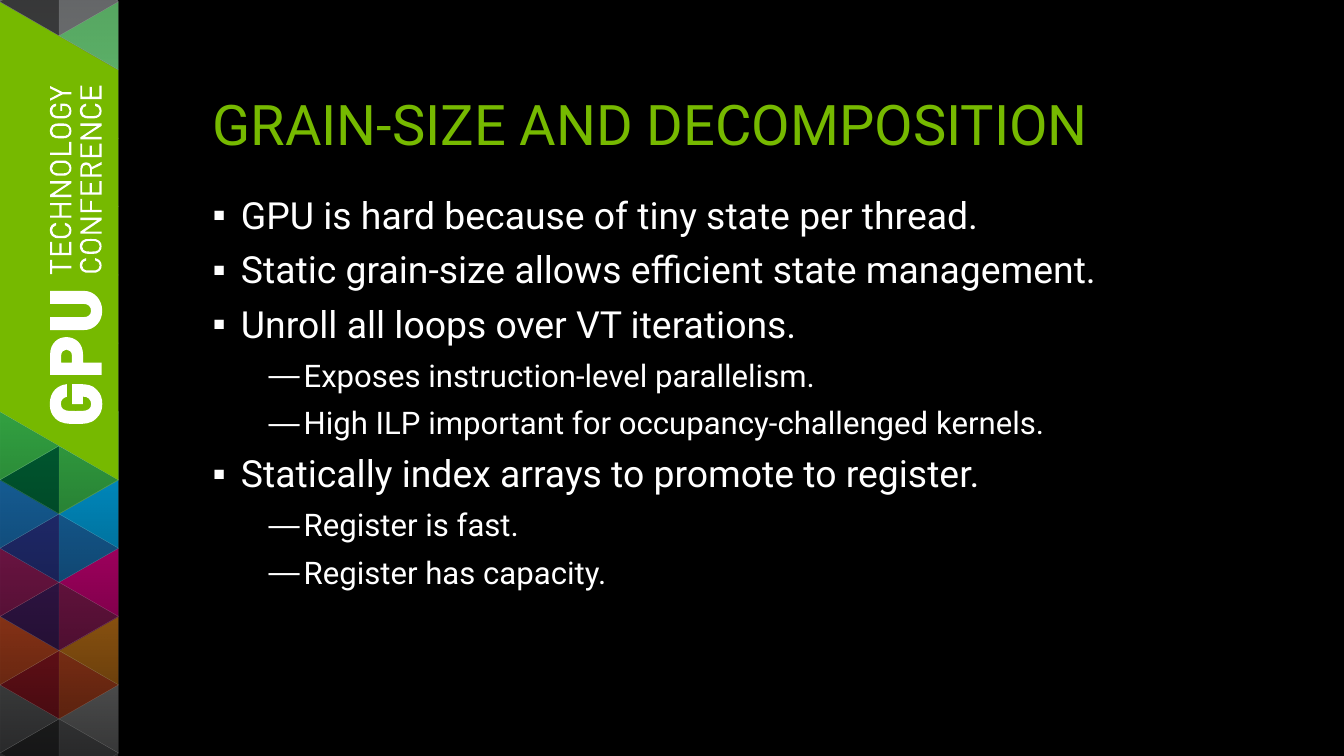
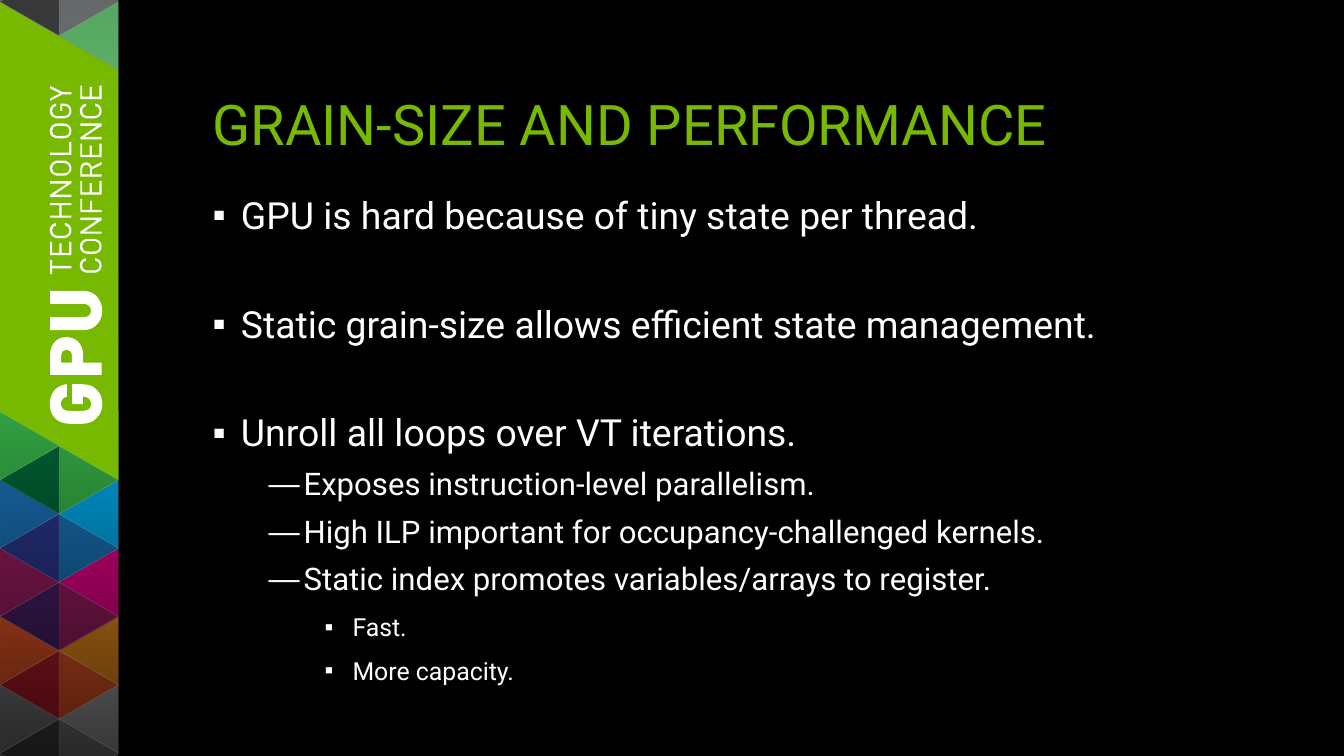
Before and after one commit to seanbaxter/gtc_2014, a slide deck: slide 8 of gtc_2014_sean_baxter.pptx (slide 5 before the commit). Drawn at 1344x756 pixels with LibreOffice and Linux fonts; fonts in the diff are those of the drawing. Boxes give left, top, right and bottom in pixels: in the first picture for what was removed or moved away, otherwise in the second. Text is boxed around its words. In the diff, an @@ line names an element or a change of style, - is before the commit and + after.

```diff
--- a/gtc_2014_sean_baxter.pptx
+++ b/gtc_2014_sean_baxter.pptx
@@ title at (213,104,1046,146): text changed @@
-GRAIN-SIZE AND DECOMPOSITION
+GRAIN-SIZE AND PERFORMANCE
@@ text at (304,566,990,686): text changed; size 24 to 20 pt @@
-▪ Statically index arrays to promote to register.
-  — Register is fast.
-  — Register has capacity.
+  — Static index promotes variables/arrays to register.
+    ▪ Fast.
+    ▪ More capacity.
```
Also in this commit, not shown: 14 other slides changed, 3 slides added, 1 slide removed.
